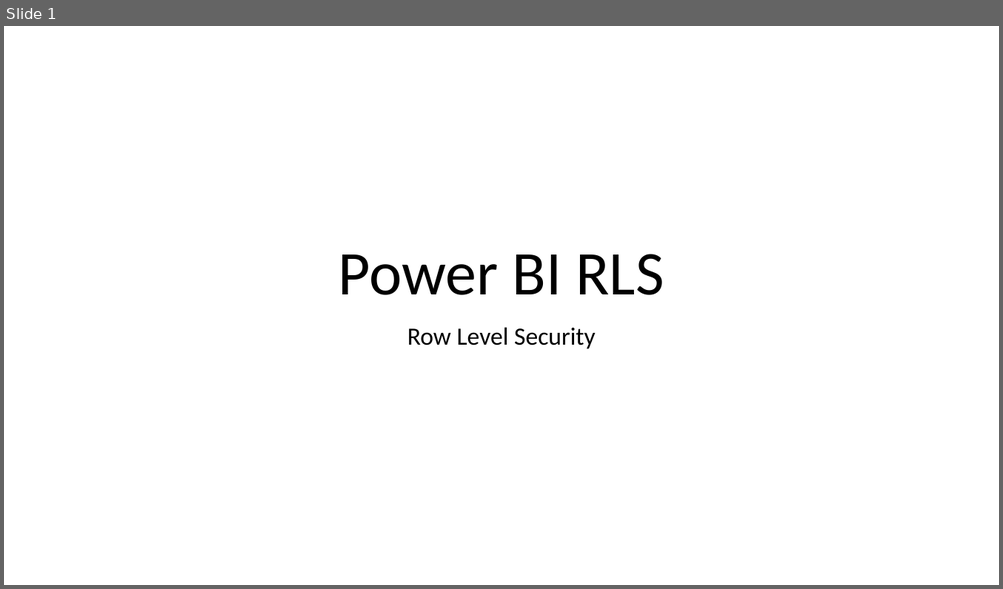
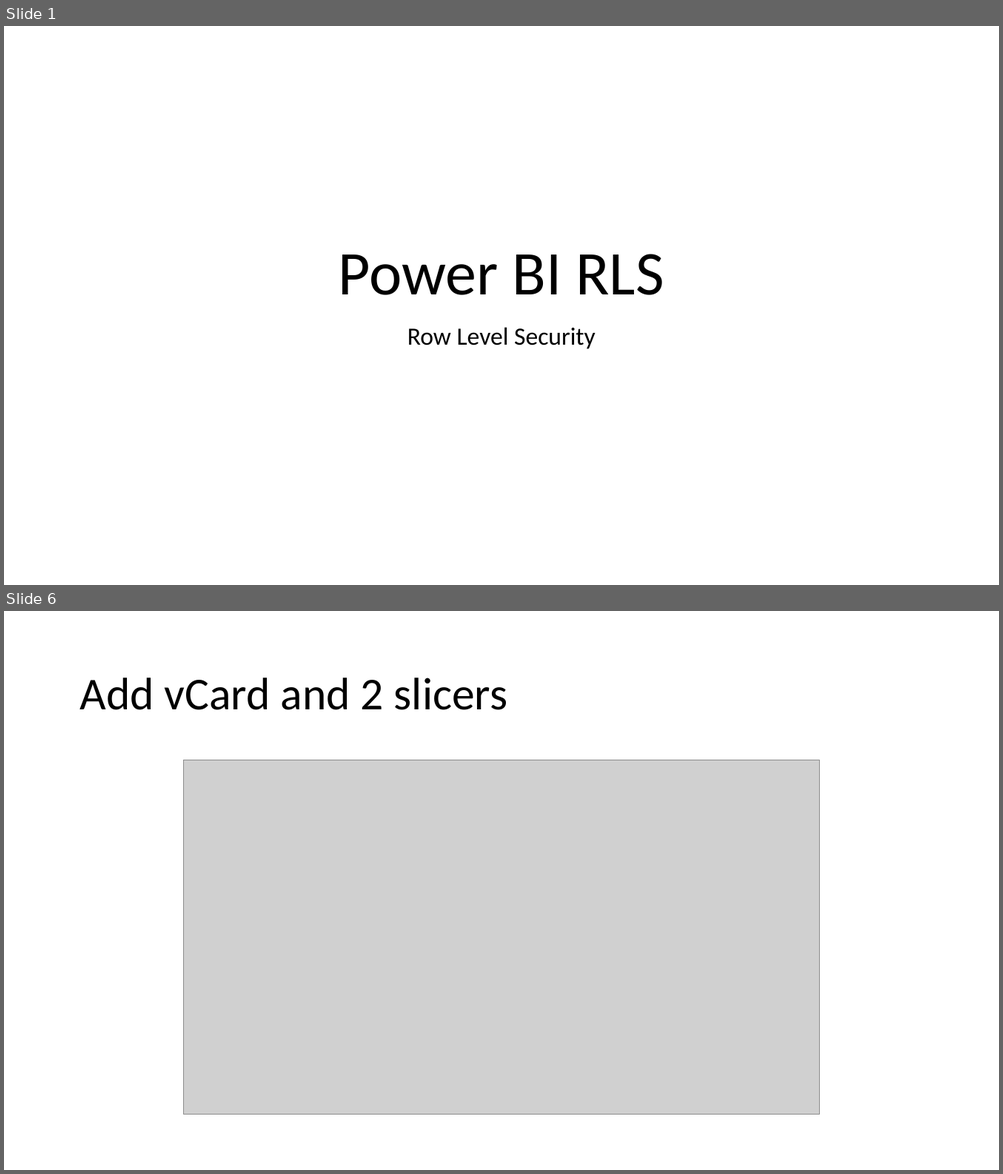
Before and after one commit to peterperov/PowerBIServer, a slide deck: Power BI Role Level Security.pptx. Shown one above the other, each under a label of ours: slide 1 before the commit, slides 1 and 6 after it; the slides between them are not shown. The pictures are 1003x589 and 1003x1174 pixels, drawn with LibreOffice and Linux fonts; fonts in the diff are those of the drawing; grey boxes stand for pictures. Boxes give left, top, right and bottom in pixels: in the first picture for what was removed or moved away, otherwise in the second. Text is boxed around its words. In the diff, an @@ line names an element or a change of style, - is before the commit and + after.

```diff
--- a/Power BI Role Level Security.pptx
+++ b/Power BI Role Level Security.pptx
@@ slide 6 added at (4, 611, 999, 1170), background #FFFFFF @@
@@ title added at (79, 678, 507, 710), 44 pt, text #000000 @@
+Add vCard and 2 slicers
@@ picture added at (184, 760, 819, 1116) @@
```
Also in this commit, not shown: 1 slide changed, 14 other slides added.
